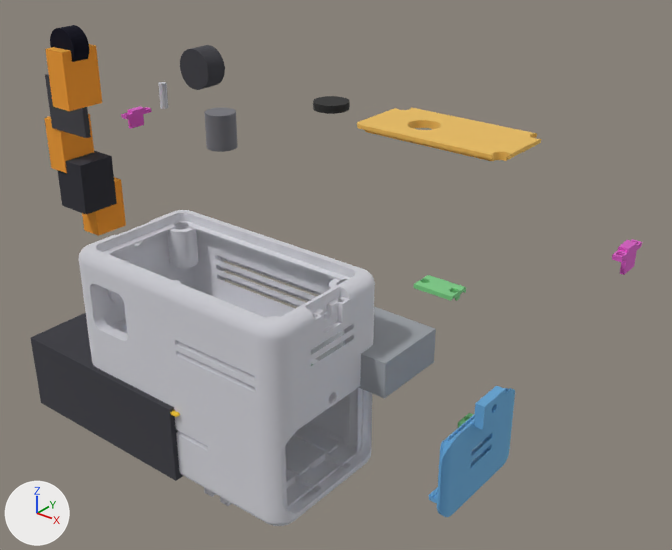
Before and after pictures for a commit that changed the glTF model docs/models/flyin850.glb.
One viewpoint serves both versions: a 50 mm lens placed at (0.183, -0.166, 0.126), pointed at (0.012, 0.047, -0.006). The axes (+X, +Y, +Z) are drawn at lower left. The lights are the same throughout. The first picture is the older version. Where no turn or scale is listed for an object, it has been applied to the vertices. Vertices at exactly the same position are counted once.

The first picture shows '=>[0:1:1:10]', '=>[0:1:1:11]', '=>[0:1:1:11].001', '=>[0:1:1:12]', '=>[0:1:1:13]', '=>[0:1:1:14]', '=>[0:1:1:15]', '=>[0:1:1:18]', '=>[0:1:1:3]', '=>[0:1:1:4]', '=>[0:1:1:4].001', '=>[0:1:1:5]', '=>[0:1:1:6].001', '=>[0:1:1:7]', '=>[0:1:1:7].001', '=>[0:1:1:8].001', '=>[0:1:1:9]', '=>[0:1:1:9].001' and 2 more.
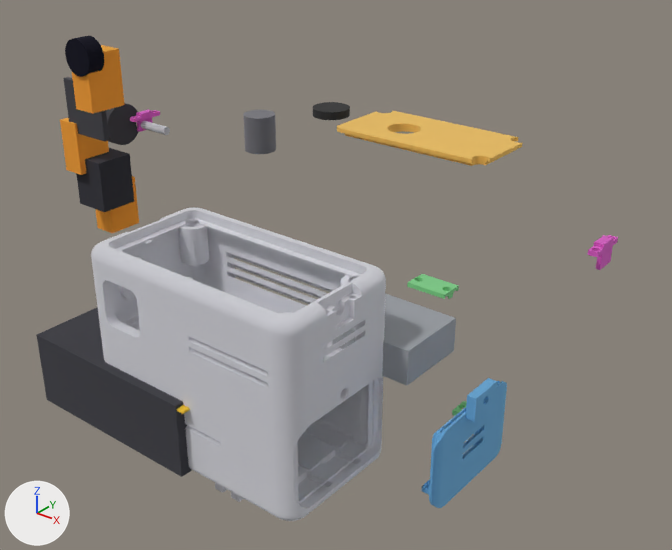
Where the newer file only moved an object's origin or applied its transform, the numbers keep the older frame.

Boxes [x1, y1, x2, y2] around the edits, measured in the pictures (672 x 550 px):
'=>[0:1:1:3]', moved: before [79, 210, 375, 526]; after [91, 208, 386, 521]
'=>[0:1:1:9].001', moved: before [30, 313, 183, 481]; after [36, 307, 192, 477]
'=>[0:1:1:4]', moved: before [429, 386, 515, 517]; after [422, 378, 507, 508]
'=>[0:1:1:5]', moved: before [357, 107, 541, 161]; after [337, 110, 522, 166]
'=>[0:1:1:4].001', moved: before [311, 307, 436, 399]; after [332, 293, 456, 386]
'=>[0:1:1:15]', moved: before [45, 44, 102, 111]; after [72, 45, 125, 114]
'=>[0:1:1:7].001', moved: before [57, 151, 117, 215]; after [76, 148, 134, 212]
'=>[0:1:1:12]', moved: before [204, 108, 238, 152]; after [243, 110, 276, 154]
'=>[0:1:1:18]', reshaped: before [180, 45, 225, 90]; after [106, 103, 138, 145]
'=>[0:1:1:13]', moved: before [45, 114, 94, 173]; after [60, 118, 109, 175]
'=>[0:1:1:6].001', moved: before [45, 74, 91, 138]; after [63, 77, 109, 141]
'=>[0:1:1:8].001', moved: before [50, 25, 89, 62]; after [65, 36, 104, 77]
'=>[0:1:1:14]', moved: before [82, 177, 126, 236]; after [95, 176, 139, 233]
'=>[0:1:1:11]', moved: before [612, 239, 642, 275]; after [588, 235, 618, 270]
'=>[0:1:1:9]', moved: before [414, 275, 466, 301]; after [407, 274, 459, 299]
'=>[0:1:1:11].001', moved: before [313, 96, 350, 114]; after [313, 102, 350, 120]
'=>[0:1:1:10]', moved: before [121, 106, 152, 129]; after [130, 109, 160, 132]
'=>[0:1:1:7]', moved: before [457, 413, 474, 427]; after [452, 401, 467, 416]
part 1 of me_omni, deleted: before [180, 45, 225, 90]
part 2 of me_omni, added: after [106, 103, 138, 145]

The edits, one by one:
me_omni is used by ob_0_1_1_18; location (-0.0883, 0.0929, 0.0394).
me_omni had 252 vertices, 500 faces and spanned x -0.008..0.008, y -0.009..0.0, z -0.008..0.008.
me_omni now has 252 vertices, 500 faces and spans x -0.019..-0.01, y -0.0458..-0.0298, z -0.0254..-0.0094.
me_omni part 1: 252 vertices removed from x -0.008..0.008, y -0.009..0.0, z -0.008..0.008.
me_omni part 2: 252 vertices added at x -0.019..-0.01, y -0.0458..-0.0298, z -0.0254..-0.0094, forming a 126-sided cylinder along x.
Object '=>[0:1:1:10]' (ob_0_1_1_10) moves from (-0.1025, 0.0639, 0.0259) to (-0.096, 0.0627, 0.0261).
Object '=>[0:1:1:11]' (ob_0_1_1_11) moves from (0.1037, 0.0593, 0.0257) to (0.0976, 0.0576, 0.026).
Object '=>[0:1:1:3]' (ob_0_1_1_3) moves from (0.0291, -0.019, 0.0006) to (0.0302, -0.0159, 0.0006).
Object '=>[0:1:1:4]' (ob_0_1_1_4) moves from (0.0574, 0.0047, -0.0018) to (0.0541, 0.0062, -0.0017).
Object '=>[0:1:1:5]' (ob_0_1_1_5) moves from (0.0116, 0.1133, -0.0008) to (0.0089, 0.1047, -0.0006).
Object '=>[0:1:1:7]' (ob_0_1_1_7) moves from (0.0561, 0.0149, -0.0292) to (0.053, 0.0169, -0.0275).
Object '=>[0:1:1:9]' (ob_0_1_1_9) moves from (0.0576, 0.0141, 0.0253) to (0.0544, 0.0163, 0.0239).
Object '=>[0:1:1:11].001' (ob_0_1_1_11__001) moves from (-0.038, 0.1074, 0.0274) to (-0.0323, 0.1003, 0.0275).
Object '=>[0:1:1:12]' (ob_0_1_1_12) moves from (-0.07, 0.0792, 0.0127) to (-0.0554, 0.0855, 0.0131).
Object '=>[0:1:1:13]' (ob_0_1_1_13) moves from (-0.0994, 0.0212, 0.0134) to (-0.0948, 0.0243, 0.0128).
Object '=>[0:1:1:14]' (ob_0_1_1_14) moves from (-0.0976, 0.0306, -0.0138) to (-0.0931, 0.0335, -0.0126).
Object '=>[0:1:1:15]' (ob_0_1_1_15) moves from (-0.0748, 0.0087, 0.0432) to (-0.0721, 0.0156, 0.0414).
Object '=>[0:1:1:4].001' (ob_0_1_1_4__001) moves from (0.0481, -0.0081, -0.0006) to (0.049, 0.0001, -0.0006).
Object '=>[0:1:1:6].001' (ob_0_1_1_6__001) moves from (-0.0947, 0.0206, 0.0295) to (-0.0907, 0.0252, 0.028).
Object '=>[0:1:1:7].001' (ob_0_1_1_7__001) moves from (-0.0965, 0.0216, -0.0007) to (-0.0925, 0.0267, -0.0004).
Object '=>[0:1:1:8].001' (ob_0_1_1_8__001) moves from (-0.0707, 0.018, 0.0625) to (-0.0672, 0.0208, 0.0592).
Object '=>[0:1:1:9].001' (ob_0_1_1_9__001) moves from (-0.0286, -0.0403, -0.0269) to (-0.0286, -0.0383, -0.0269).
